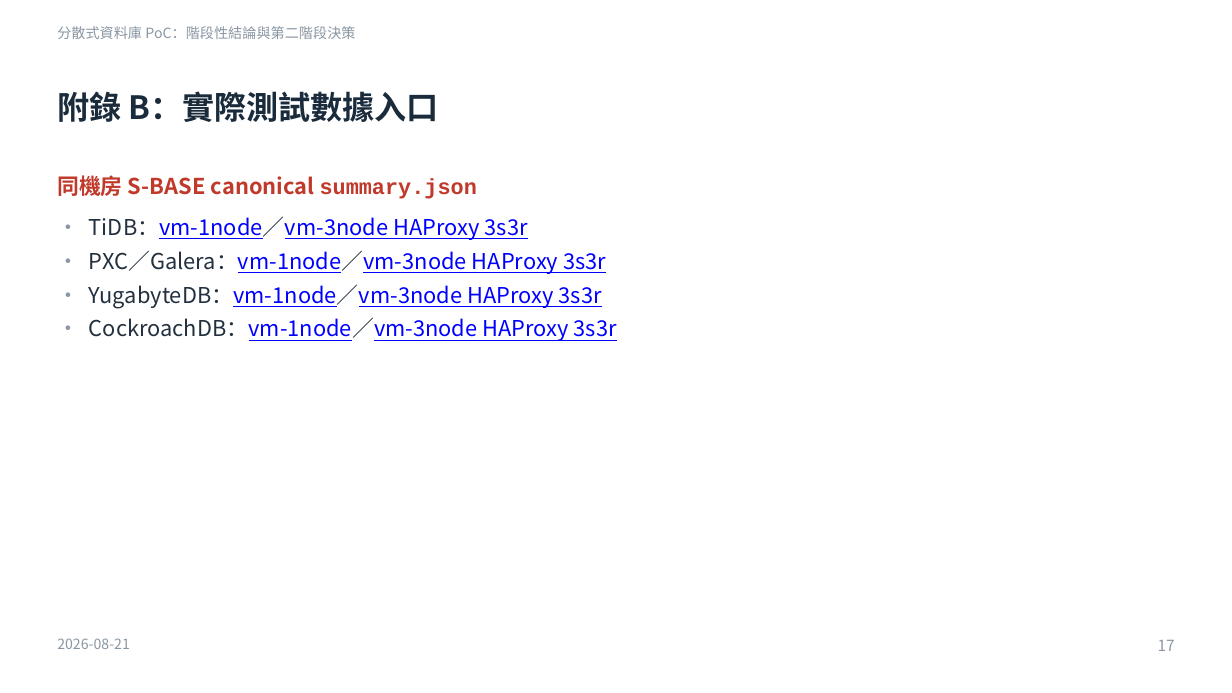
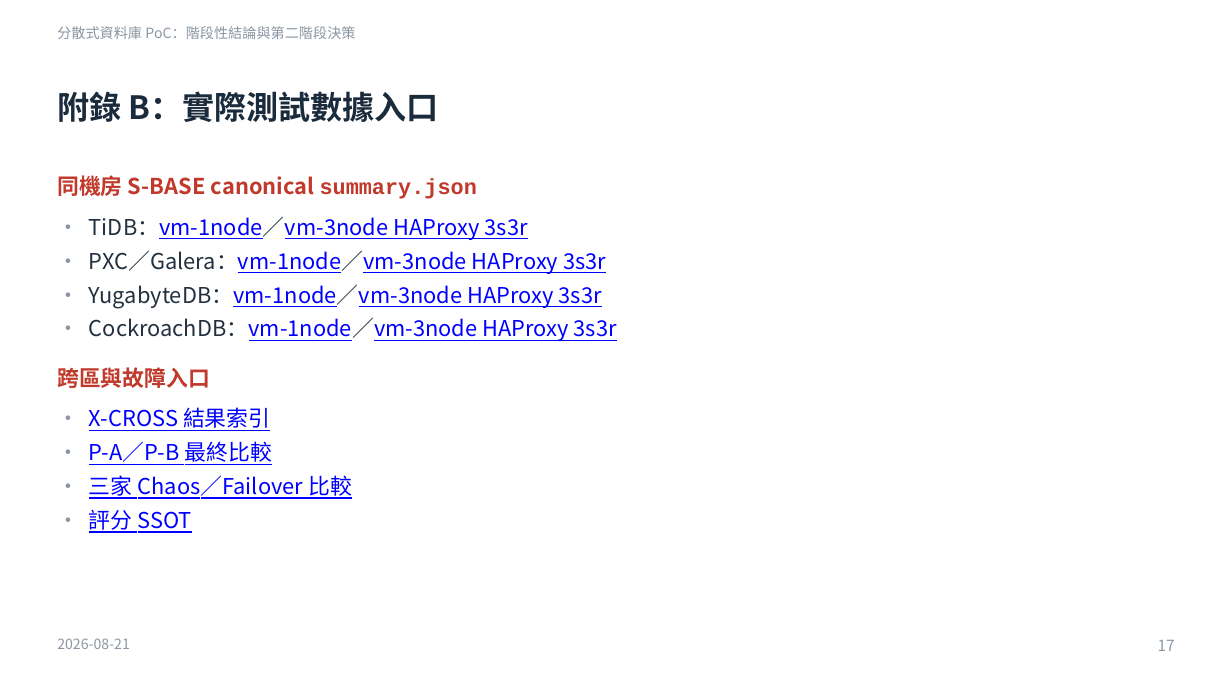
Before and after one commit to heavenruler/dba_career, a slide deck: slide 17 of poc/1_MeetingMinutes/0821_slide.pptx. Drawn at 1232x693 pixels with LibreOffice and Linux fonts; fonts in the diff are those of the drawing. Boxes give left, top, right and bottom in pixels: in the first picture for what was removed or moved away, otherwise in the second. Text is boxed around its words. In the diff, an @@ line names an element or a change of style, - is before the commit and + after.

```diff
--- a/poc/1_MeetingMinutes/0821_slide.pptx
+++ b/poc/1_MeetingMinutes/0821_slide.pptx
@@ text added at box(57, 367, 210, 388), 17 pt, text #C0392B, bold @@
+跨區與故障入口
@@ text added at box(89, 407, 352, 533), 17 pt, text #0000FF, underline @@
+• X-CROSS 結果索引
+• P-A／P-B 最終比較
+• 三家 Chaos／Failover 比較
+• 評分 SSOT
```
Also in this commit, not shown: 16 other slides changed, 1 other file.
